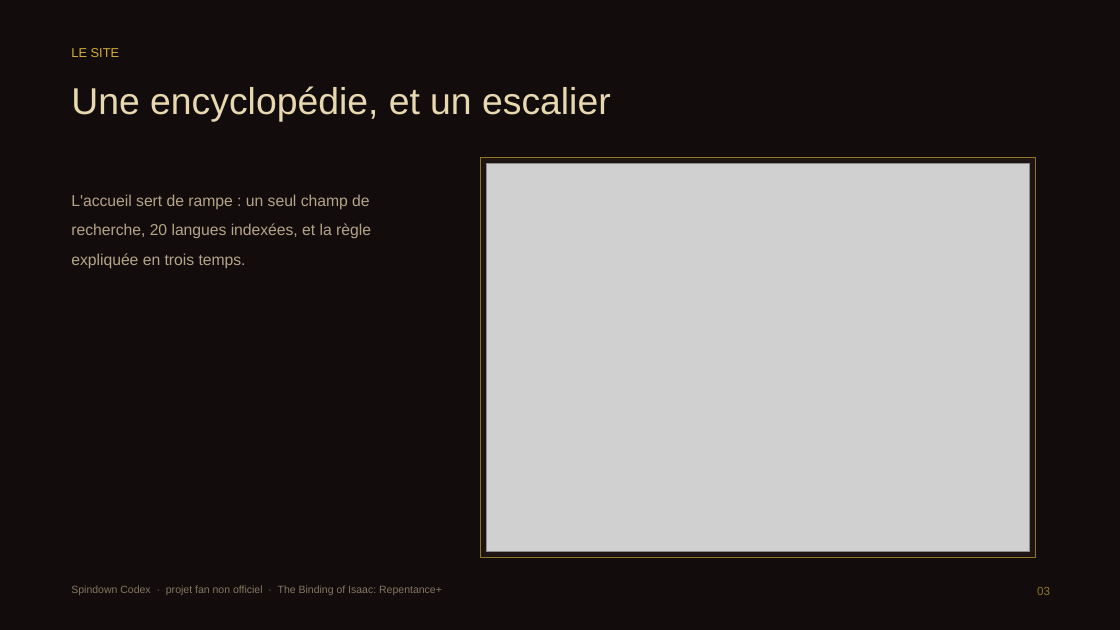
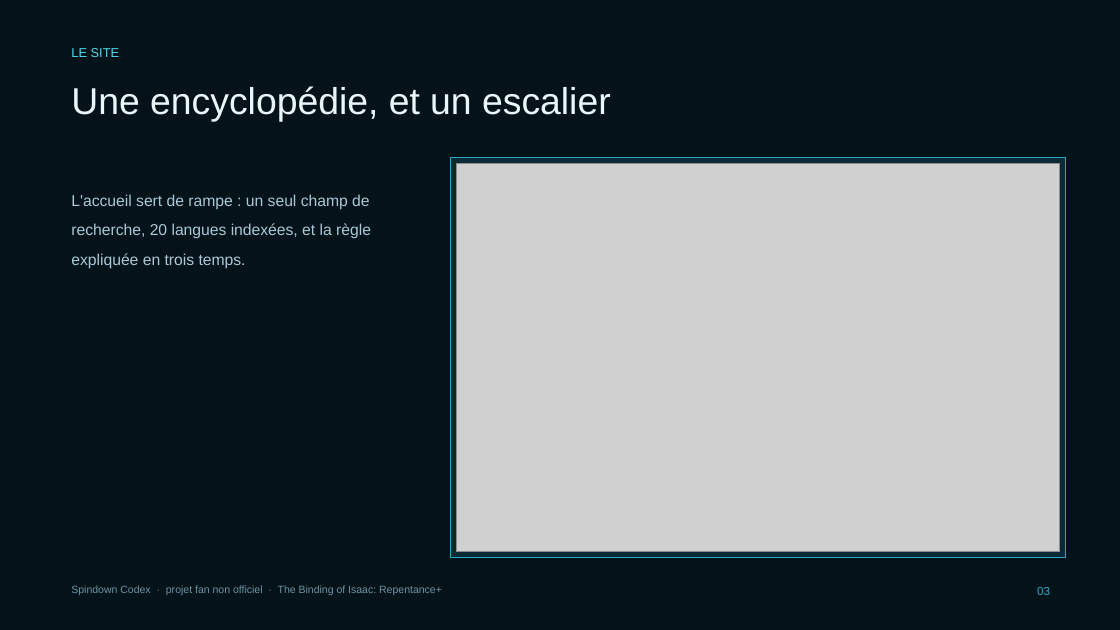
Before and after one commit to 26mataa/Spindown-codex, a slide deck: slide 3 of docs/Spindown-Codex.pptx. Drawn at 1120x630 pixels with LibreOffice and Linux fonts; fonts in the diff are those of the drawing; grey boxes stand for pictures. Boxes give left, top, right and bottom in pixels: in the first picture for what was removed or moved away, otherwise in the second. Text is boxed around its words. In the diff, an @@ line names an element or a change of style, - is before the commit and + after.

```diff
--- a/docs/Spindown-Codex.pptx
+++ b/docs/Spindown-Codex.pptx
@@ rectangle at <box>0,0,1120,630</box>: fill #120C0C to #04121A @@
@@ text "LE SITE" at <box>71,48,120,57</box>: text colour #D4AF37 to #4FD8E8 @@
@@ text "Une encyclopédie, et un escalier" at <box>71,86,611,122</box>: text colour #E8D8B0 to #E9F7FB @@
@@ rectangle: place and size @@
-rectangle at <box>481,158,1036,558</box>
+rectangle at <box>450,158,1066,558</box>
@@ rectangle at <box>450,158,1066,558</box>: fill #1E1413 to #0A2A36; outline #8F7524 1 pt to #2AA8C4 1 pt @@
@@ picture: place and size @@
-picture at <box>486,164,1030,552</box>
+picture at <box>456,164,1060,552</box>
@@ text "L'accueil sert de rampe : ..." at <box>71,194,371,269</box>: text colour #B6A487 to #A9C9D4 @@
@@ text "Spindown Codex · projet fan ..." at <box>71,585,442,595</box>: text colour #847660 to #6D94A2 @@
@@ text "03" at <box>1037,587,1050,595</box>: text colour #8F7524 to #2AA8C4 @@
```
Also in this commit, not shown: 10 other slides changed, 21 other files.
